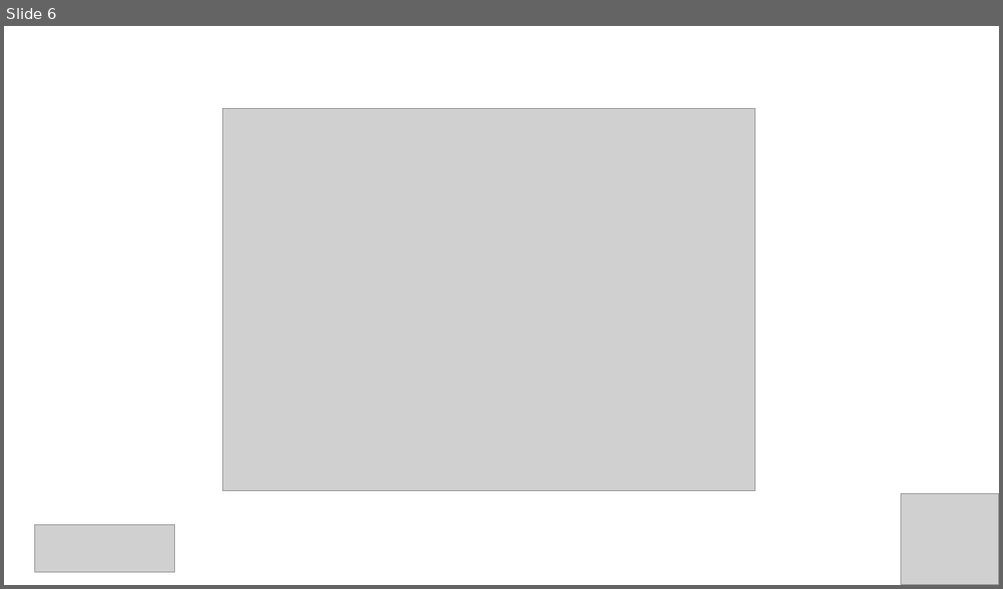
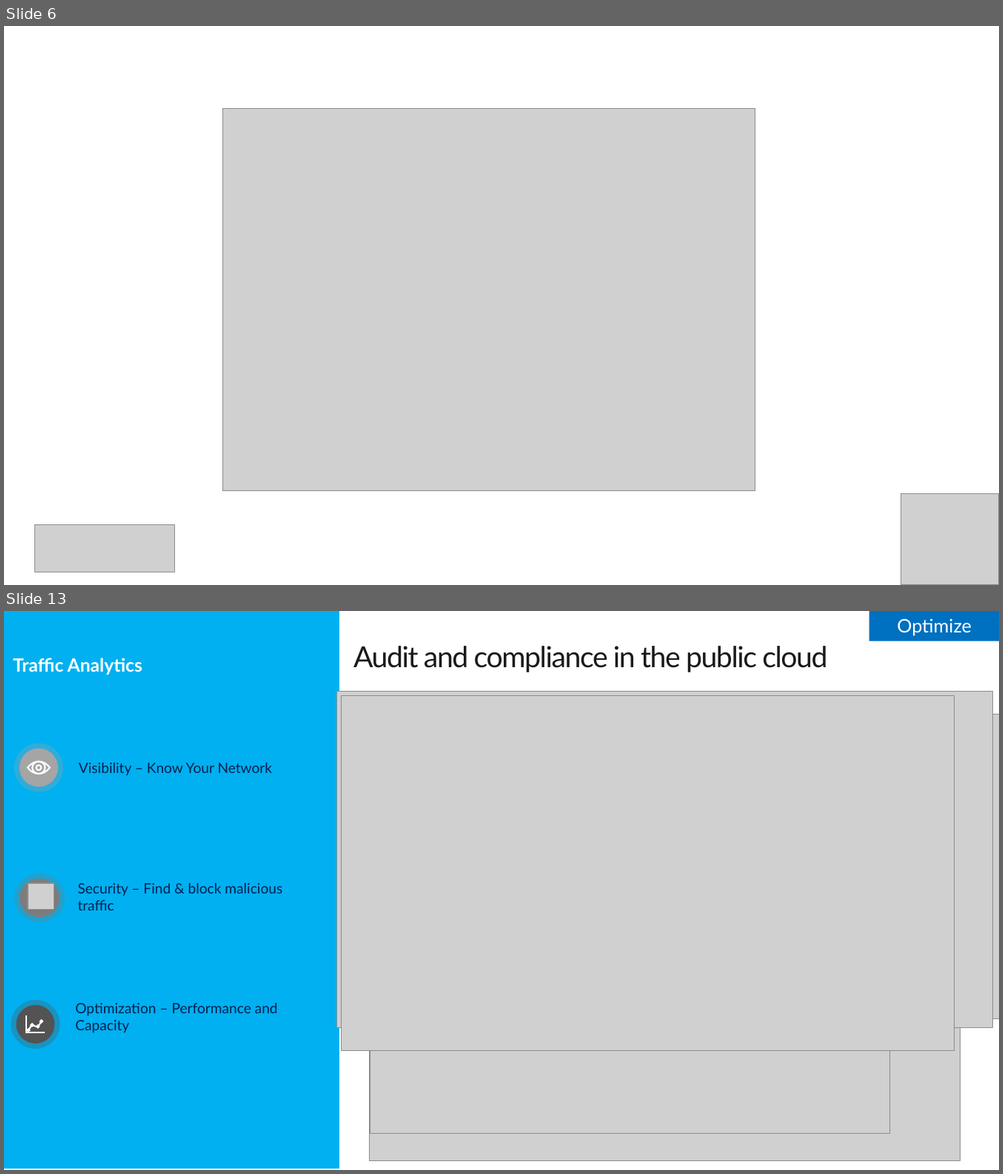
Before and after one commit to kalv25/azure-network-watcher, a slide deck: slides/working-with-azure-network-watcher.ppt. Shown one above the other, each under a label of ours: slide 6 before the commit, slides 6 and 13 after it; the slides between them are not shown. The pictures are 1003x589 and 1003x1174 pixels, drawn with LibreOffice and Linux fonts; fonts in the diff are those of the drawing; grey boxes stand for pictures. Boxes give left, top, right and bottom in pixels: in the first picture for what was removed or moved away, otherwise in the second. Text is boxed around its words. In the diff, an @@ line names an element or a change of style, - is before the commit and + after.

Commit message:
PPT

```diff
--- a/slides/working-with-azure-network-watcher.ppt
+++ b/slides/working-with-azure-network-watcher.ppt
@@ slide 13 added at [4,611,999,1170], background #FFFFFF @@
@@ rectangle added at [4,611,339,1169], fill #00B0F0 @@
@@ rectangle added at [869,611,999,641], fill #0070C0, 18 pt, text #FFFFFF @@
+Optimize
@@ text added at [353,646,827,672], 28 pt, text #1A1A1A @@
+Audit and compliance in the public cloud
@@ text added at [13,658,142,675], 17.6 pt, text #FFFFFF, bold @@
+Traffic Analytics
@@ picture added at [337,691,992,1028] @@
@@ picture added at [341,696,954,1051] @@
@@ picture added at [370,696,890,1134] @@
@@ picture added at [341,714,999,1019] @@
@@ picture added at [370,722,961,1161] @@
@@ ellipse added at [20,749,59,787], fill #A5A5A5, outline #A5A5A5 10 pt @@
@@ freeform shape added at [28,762,51,774], outline #FFFFFF 1.5 pt @@
@@ text added at [79,763,273,776], 13.7 pt, text #002050 @@
+Visibility – Know Your Network
@@ ellipse added at [20,879,60,917], fill #7C7C7C, outline #7C7C7C 10 pt @@
@@ picture added at [28,883,54,909] @@
@@ text added at [78,883,282,911], 13.7 pt, text #002050 @@
+Security – Find & block malicious traffic
@@ ellipse added at [16,1005,55,1045], fill #525252, outline #525252 10 pt @@
@@ text added at [75,1003,278,1034], 13.7 pt, text #002050 @@
+Optimization – Performance and Capacity
@@ freeform shape added at [25,1016,44,1034], outline #FFFFFF 1.5 pt @@
```
Also in this commit, not shown: 6 other slides added.
